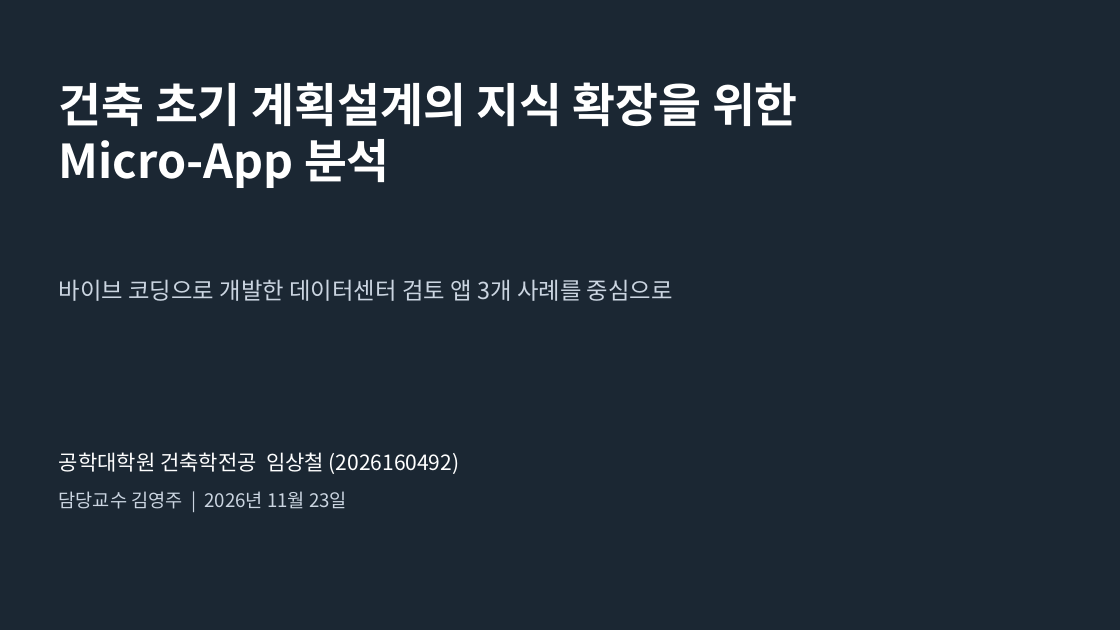
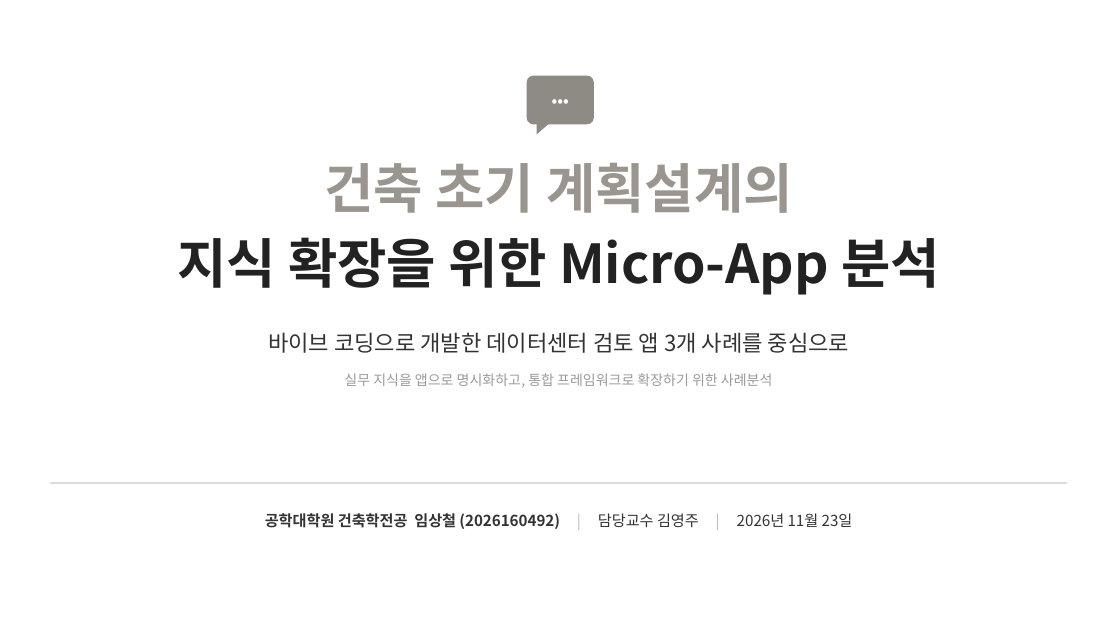
Before and after one commit to sangchuls/pango-gmp, a slide deck: slide 1 of research/final/발표자료_최종.pptx. Drawn at 1120x630 pixels with LibreOffice and Linux fonts; fonts in the diff are those of the drawing. Boxes give left, top, right and bottom in pixels: in the first picture for what was removed or moved away, otherwise in the second. Text is boxed around its words. In the diff, an @@ line names an element or a change of style, - is before the commit and + after.

```diff
--- a/research/final/발표자료_최종.pptx
+++ b/research/final/발표자료_최종.pptx
@@ background #1B2733 to #FFFFFF @@
@@ rounded rectangle added at (x1=527, y1=76, x2=594, y2=124), fill #8E8A84 @@
@@ text added at (x1=527, y1=76, x2=594, y2=124), 13 pt, text #FFFFFF, bold @@
+•••
@@ text "건축 초기 계획설계의" at (x1=324, y1=163, x2=793, y2=213): vertical alignment top to middle @@
@@ right triangle added at (x1=537, y1=123, x2=550, y2=134), fill #8E8A84 @@
@@ text at (x1=324, y1=163, x2=793, y2=213): text changed; size 40 to 46 pt; text colour #FFFFFF to #9A968F @@
-건축 초기 계획설계의 지식 확장을 위한
-Micro-App 분석
+건축 초기 계획설계의
@@ text added at (x1=177, y1=237, x2=940, y2=295), 46 pt, text #222222, bold @@
+지식 확장을 위한 Micro-App 분석
@@ text "바이브 코딩으로 개발한 데이터센터 검토 ..." moved from (x1=59, y1=279, x2=673, y2=301) to (x1=268, y1=332, x2=849, y2=353) @@
@@ text "바이브 코딩으로 개발한 데이터센터 검토 ..." at (x1=268, y1=332, x2=849, y2=353): size 20 to 19 pt, text colour #CBD5E1 to #333333; alignment left to centre @@
@@ text added at (x1=344, y1=373, x2=772, y2=387), 12 pt, text #9A9A9A @@
+실무 지식을 앱으로 명시화하고, 통합 프레임워크로 확장하기 위한 사례분석
@@ line added from (50, 483) to (1067, 483), #C8C8C8 1 pt @@
@@ text removed at (x1=59, y1=491, x2=347, y2=509) @@
-담당교수 김영주 | 2026년 11월 23일
@@ text at (x1=265, y1=513, x2=853, y2=529): text changed; size 18 to 13 pt; text colour #FFFFFF to #333333; bold on @@
-공학대학원 건축학전공 임상철 (2026160492)
+공학대학원 건축학전공 임상철 (2026160492) | 담당교수 김영주 | 2026년 11월 23일
```
Also in this commit, not shown: 18 other slides changed, 4 other files.
